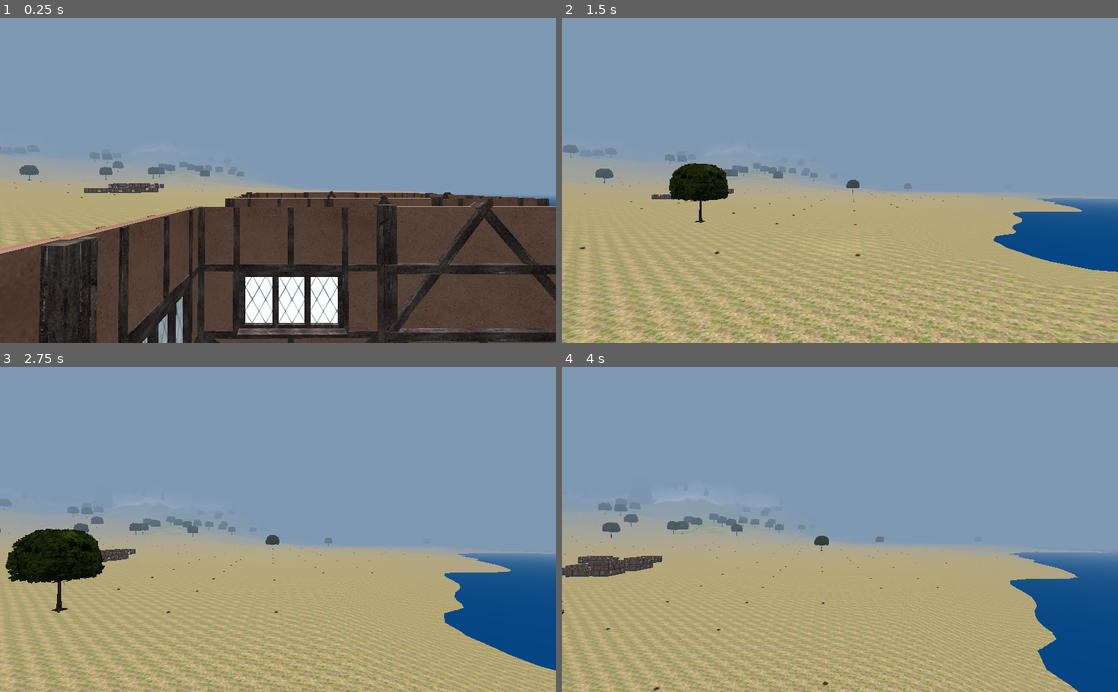
Above: before the commit, frames 1-4 (two rows, left to right).
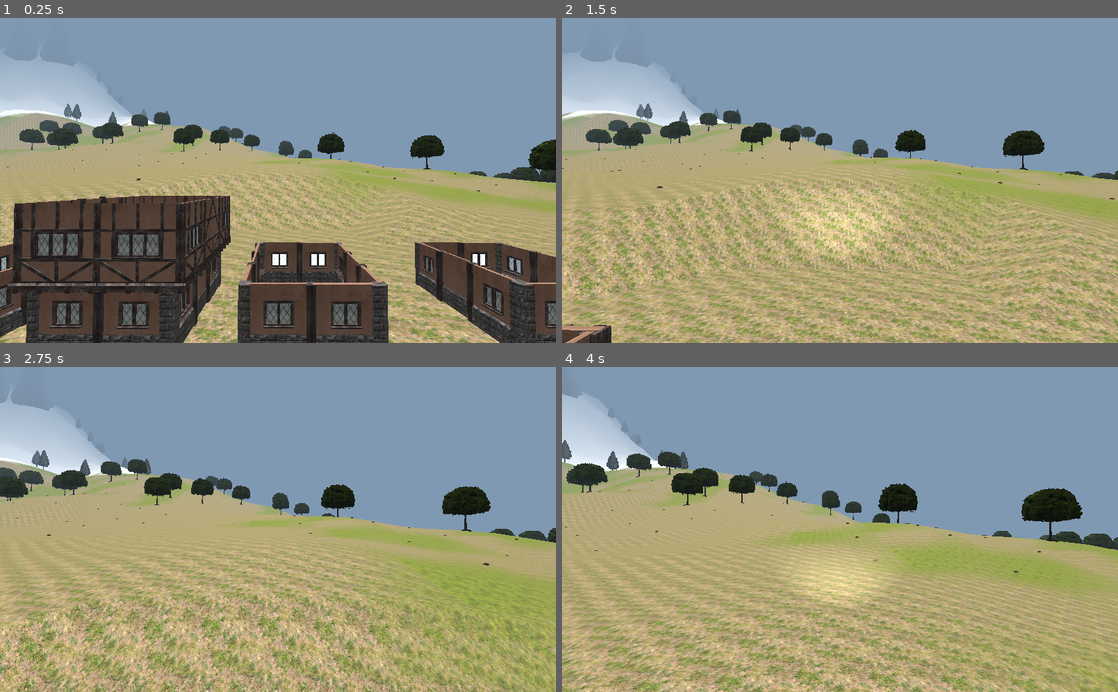
Above: after the commit, the same moments.

Repository: itaden1/webRPG
Game: Godot game, scene res://Scenes/World.tscn
Same seed, same stepped clock (60 frames per second), same inputs: the game is played once before the commit and once after it. The project has no main scene, so this scene is started directly.
Inputs (mouse positions are in pixels of both pictures, inside the frame that each line leads up to):
- Up to frame 1 (0.25 s): no input
- Up to frame 2 (1.5 s): move the mouse to (867, 180) at 0.52 s; hold F 0.53-1.28 s; hold W from 0.53 s (still down); tap Space at 0.77 s; move the mouse to (812, 180) at 1.27 s; tap F at 1.35 s
- Up to frame 3 (2.75 s): keep holding W; tap Space at 1.52 s; move the mouse to (289, 523) at 2.02 s; hold F from 2.03 s (still down)
- Up to frame 4 (4 s): keep holding W; move the mouse to (834, 536) at 2.77 s; release F at 2.78 s; tap F at 2.85 s; tap Space at 3.02, 3.77 s; move the mouse to (878, 532) at 3.52 s; hold F from 3.53 s (still down)

The runs differ from the first frame. In frame 1, 53% of the frame differs, in the area x 0-100%, y 13-100%; in frame 2, 43%; in frame 3, 44%; in frame 4, 40%.

Commit message:
2nd floor offset

Diff:
--- /dev/null
+++ b/Scenes/Towns/BuildingBlocks/Generic/TestPlacement.tscn
@@ -0,0 +1,13 @@
+[gd_scene load_steps=3 format=2]
+
+[sub_resource type="CylinderMesh" id=1]
+top_radius = 0.5
+bottom_radius = 0.5
+height = 15.0
+
+[sub_resource type="SpatialMaterial" id=2]
+albedo_color = Color( 1, 0.00392157, 0.00392157, 1 )
+
+[node name="Spatial" type="MeshInstance"]
+mesh = SubResource( 1 )
+material/0 = SubResource( 2 )
--- a/Scenes/Towns/TownGenerator.gd
+++ b/Scenes/Towns/TownGenerator.gd
@@ -15,14 +15,14 @@
 
 const utilities = preload("res://Scripts/Utilities.gd")
 
+# const test_placement_scene = preload("res://Scenes/Towns/BuildingBlocks/Generic/TestPlacement.tscn")
+
 var Utilities
 
-const offset := 8.5
-
-var offsets := {
+var level_offsets := {
 	tudor = {
-		0: 8.25,
-		1: 9.8
+		0: {horizontal = 8.25, vertical = 0},
+		1: {horizontal = 9.8, vertical = 9}
 	}
 }
 
@@ -103,46 +103,50 @@
 func build_house(rect: Rect2):
 
 	var floors = Rng.get_random_range(1,2)
-	# var start_x = rect.position.x - width/2
-	# var start_y = rect.position.y - height/2
-	build_floor(rect, "tudor", 0)
+
+	var first_floor: Spatial = build_floor(rect, "tudor", 0)
+	add_child(first_floor)
 	if floors == 2:
-		build_floor(rect, "tudor", 1)
-	# for x in range(start_x, start_x + rect.size.x):
-	# 	for z in range(start_y, start_y + rect.size.y):
-	# 		var mask = Utilities.get_four_bit_bitmask(rect, Vector2(x + width/2, z + height/2))
-
-	# 		var block = get_block(mask)
-	# 		var inst: Spatial = block.scene.instance()
-	# 		inst.rotate(Vector3.UP, deg2rad(block.rotation))
-
-	# 		add_child(inst)
-	# 		inst.transform.origin.x = x * offset
-	# 		inst.transform.origin.z = z * offset
+		var second_floor: Spatial = build_floor(rect, "tudor", 1)
+		## Attempt to keep both floors inline even if size is different
+		var level_offset_difference = level_offsets["tudor"][1].horizontal - level_offsets["tudor"][0].horizontal
+		second_floor.transform.origin.x = first_floor.transform.origin.x - level_offset_difference
+		second_floor.transform.origin.z = first_floor.transform.origin.z - level_offset_difference
+		add_child(second_floor)
 
 
-func build_floor(rect: Rect2, style: String, level: int):
-	var start_x = rect.position.x - width/2
-	var start_y = rect.position.y - height/2
+
+func build_floor(rect: Rect2, style: String, level: int) -> Spatial:
+	var offsets = level_offsets[style][level]
+
+	var base_node = Spatial.new()
+	var rect_center = rect.get_center()
+
+	var start_x = rect_center.x - width/2
+	var start_y = rect_center.y - height/2
+
+	base_node.transform.origin.x = start_x * offsets.horizontal
+	base_node.transform.origin.z = start_y * offsets.horizontal
+	base_node.transform.origin.y = level * offsets.vertical
+
 	var floor_block = get_floor_block(level)
-	var offset = offsets[style][level]
-	for x in range(start_x, start_x + rect.size.x):
-		for z in range(start_y, start_y + rect.size.y):
+	for x in range(0, rect.size.x):
+		for z in range(0, rect.size.y):
 			var floor_inst: Spatial = floor_block.instance()
 
-			add_child(floor_inst)
-			floor_inst.transform.origin.x = x * offset
-			floor_inst.transform.origin.z = z * offset
-			floor_inst.transform.origin.y = level * offset
+			base_node.add_child(floor_inst)
+			floor_inst.transform.origin.x = x * offsets.horizontal
+			floor_inst.transform.origin.z = z * offsets.horizontal
 
 
-			var mask = Utilities.get_four_bit_bitmask(rect, Vector2(x + width/2, z + height/2))
+			var mask = Utilities.get_four_bit_bitmask(rect, Vector2(rect.position.x+x, rect.position.y+z))
 
 			var block = get_block(mask, style, level)
 			var inst: Spatial = block.scene.instance()
 			inst.rotate(Vector3.UP, deg2rad(block.rotation))
 
-			add_child(inst)
-			inst.transform.origin.x = x * offset
-			inst.transform.origin.z = z * offset
-			inst.transform.origin.y = level * offset
+			base_node.add_child(inst)
+			inst.transform.origin.x = x * offsets.horizontal
+			inst.transform.origin.z = z * offsets.horizontal
+
+	return base_node
--- a/Scenes/World.tscn
+++ b/Scenes/World.tscn
@@ -32,7 +32,7 @@
 blue_brush = ExtResource( 6 )
 world_material = ExtResource( 2 )
 chunks_to_render = Vector2( 2, 2 )
-world_size = Vector2( 10000, 10000 )
+world_size = Vector2( 6000, 6000 )
 hill_exponent_fudge = 1.0
 
 [node name="Player" parent="." instance=ExtResource( 3 )]
--- a/Scripts/Generators/TerrainGenerator.gd
+++ b/Scripts/Generators/TerrainGenerator.gd
@@ -366,7 +366,7 @@
 	elif altitude > 300:
 		if moisture > 0.6: return biomes.SNOW_FORRESTS
 		else: return biomes.SNOW_PLANES
-	elif altitude > 100:
+	elif altitude > 50:
 		if moisture > 0.6: return biomes.TEMPERATE_DECIDUOUS_FOREST
 		elif moisture > 0.4: return biomes.WOODLANDS
 		else: return biomes.GRASSLAND
